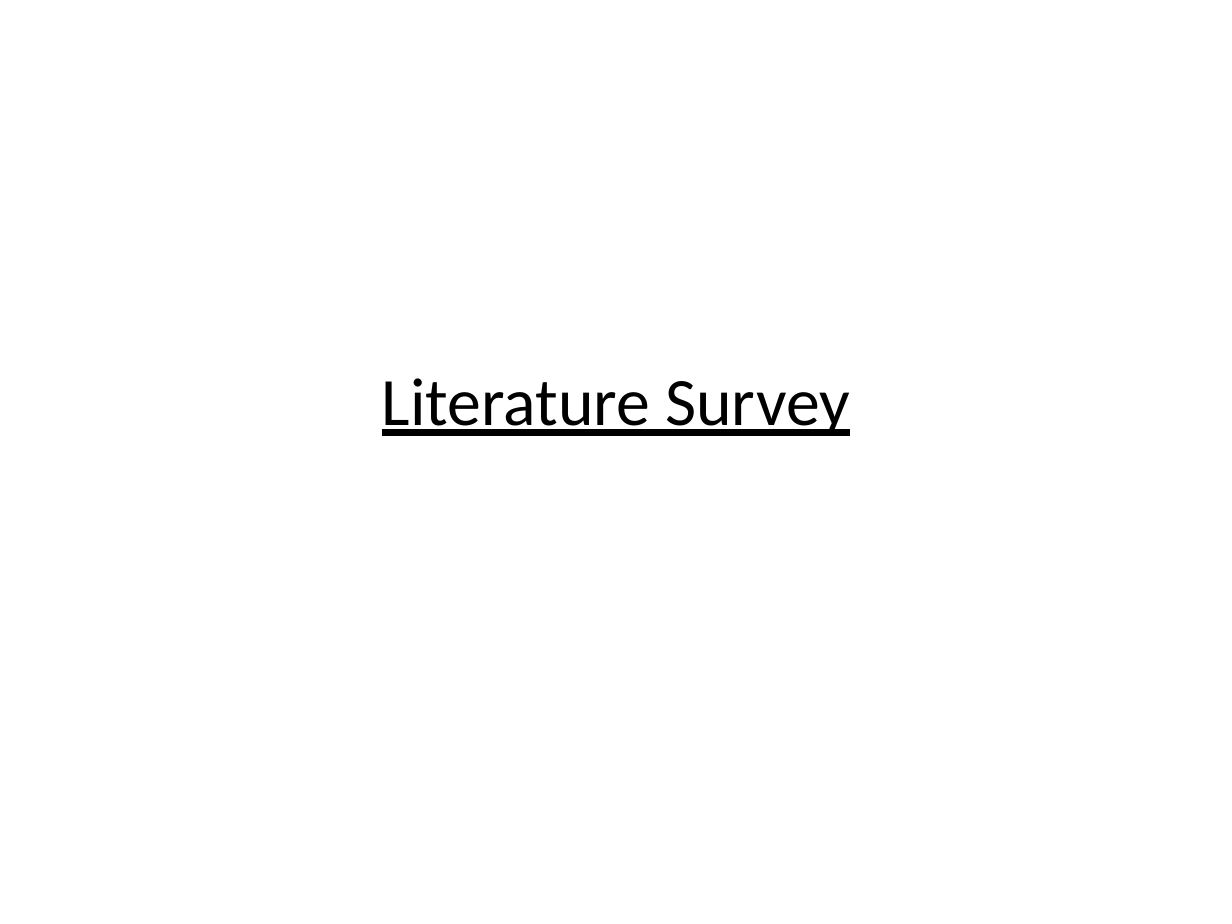
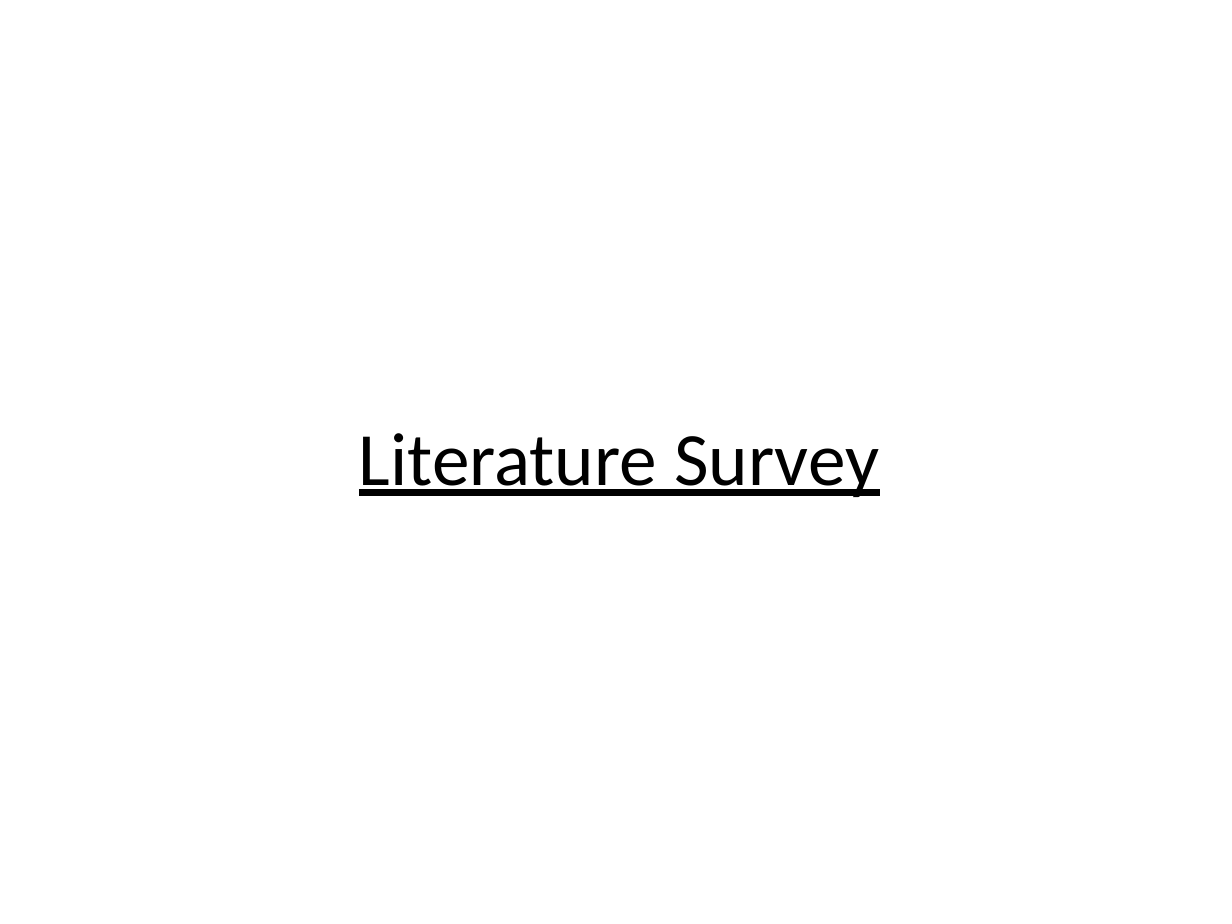
Before and after one commit to MMCOEIT/2018-19-Projects, a slide deck: slide 4 of Group3/Design/Review.pptx (slide 3 before the commit). Drawn at 1232x924 pixels with LibreOffice and Linux fonts; fonts in the diff are those of the drawing. Boxes give left, top, right and bottom in pixels: in the first picture for what was removed or moved away, otherwise in the second. Text is boxed around its words. In the diff, an @@ line names an element or a change of style, - is before the commit and + after.

```diff
--- a/Group3/Design/Review.pptx
+++ b/Group3/Design/Review.pptx
@@ text "Literature Survey": place and size @@
-text "Literature Survey" at [382, 378, 850, 436]
+text "Literature Survey" at [359, 433, 879, 497]
@@ text "Literature Survey" at [359, 433, 879, 497]: size 39.6 to 44 pt @@
```
Also in this commit, not shown: 9 other slides changed, 4 slides added, 1 slide removed, 6 other files.
